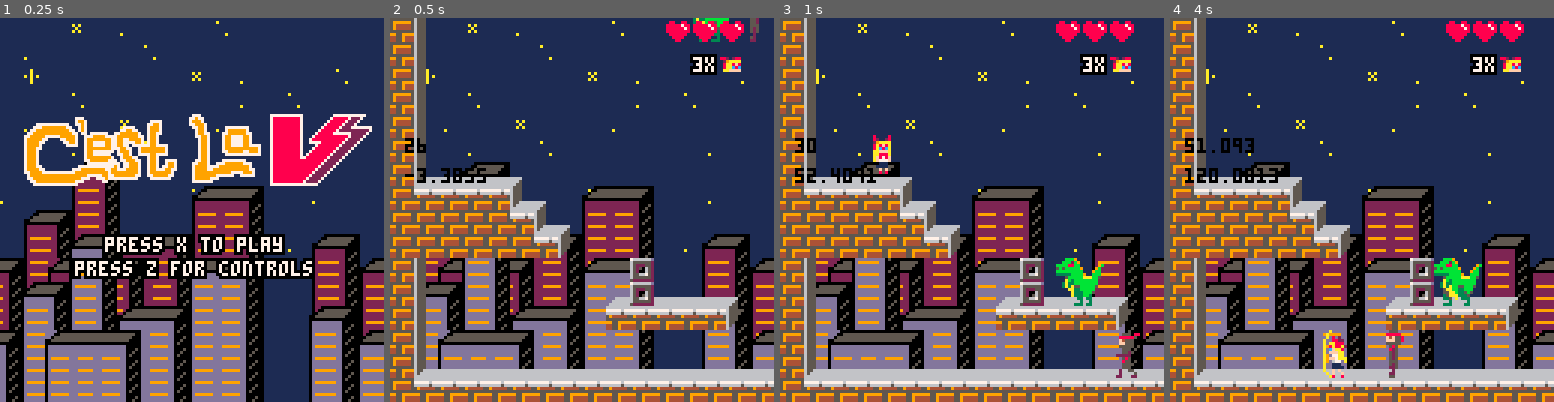
Above: before the commit, frames 1-4 (left to right).
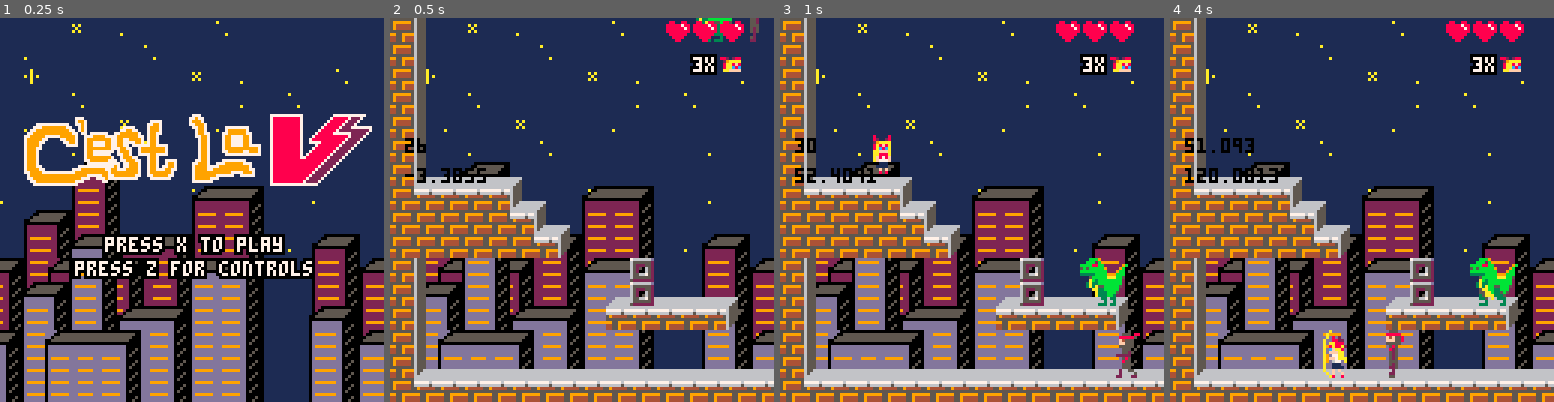
Above: after the commit, the same moments.

Repository: MarkNickerson/SailorV
Game: PICO-8 cartridge sailorv.p8
Two runs of this game, one before a commit and one after it. Both use one fixed random seed, a clock stepped at 60 frames per second and the inputs below.
Inputs:
- Up to frame 1 (0.25 s): no input
- Up to frame 2 (0.5 s): tap X (X key) at 0.33 s
- Up to frame 3 (1 s): tap O (Z key) at 0.7 s
- Up to frame 4 (4 s): tap X (X key) at 1.07, 1.85, 2.97 s; hold Right 1.6-2.1 s; tap O (Z key) every 0.4 s from 1.7 to 3.7 s; hold Up 2.15-2.42 s; hold Right 2.47-3.03 s; hold Left 3.08-3.58 s; hold Down 3.63-3.97 s

Frame 1 is identical in both runs. In frame 2, 0.1% of the frame differs, in the area x 78-90%, y 0-7%; in frame 3, 1.4%; in frame 4, 1.7%, in the area x 68-91%, y 62-75%.

Commit message:
fireballs launch at different angles

Diff:
--- a/sailorv.p8
+++ b/sailorv.p8
@@ -722,6 +722,10 @@
   tag = 3
 }
 
+fireball = {
+  tag = 3
+}
+
 allninjas = {
   tag = 2
 }
@@ -742,7 +746,7 @@
    end
   end
 
-  obs_collision(shuriken, player)
+  --obs_collision(shuriken, player) -- O(n^2) smh
  if(t % 6 == 0) then
     if solid(obj, obj.x, obj.y, 1) then
       obj.x = obj.x
@@ -759,6 +763,39 @@
  end
 end
 
+function update_fireball(obj)
+  if t - obj.birthdate >= 500 then
+    del(fireball, obj)
+  end
+
+  -- deletes fireball when it goes off screen
+  if(obj.dx < 0) then
+   if (obj.x > (player.x + 128)) then
+    del(fireball, obj)
+   end
+  elseif (obj.dx > 0) then
+   if (obj.x < (player.x - 128)) then
+    del(fireball, obj)
+   end
+  end
+
+ if(t % 6 == 0) then
+    if solid(obj, obj.x, obj.y, 1) then
+      obj.x = obj.x
+      obj.flip = false
+    else
+      obj.x -= 8 * obj.dx
+      obj.y -= 8 * obj.dy
+
+    end
+  if(obj.flip == true) then
+   obj.flip = false
+  else
+   obj.flip = true
+  end
+ end
+end
+
 function draw_obj(obj)
    spr(obj.sprite, obj.x, obj.y, obj.width, obj.height, obj.flip)
 end
@@ -769,6 +806,7 @@
   o.x = x
   o.y = y
   o.dx = dx
+  o.dy = dx*dx*(rnd(0.5))-0.25
   o.sprite = sprite
   o.flip = false
   o.tag = tag
@@ -929,53 +967,53 @@
 function throw_deityzilla()
    if(deityzilla.is_throwing == true) then
     if(deityzilla.throw_timer == 0) then -- spawn a shuriken once animation finishes
+      deityzilla.sprite = 104
             --play_sound_effect(sound_effects.ninja_throw)
      if(deityzilla.flip) then -- facing right
-      create_obs(shuriken, 95, deityzilla.x+4, deityzilla.y-14, -1, 3, 1, 1) -- last 2 arguments are width and height of 1
+      create_obs(fireball, 95, deityzilla.x+4, deityzilla.y-14, -1, 3, 1, 1) -- last 2 arguments are width and height of 1
      else -- facing left
-      create_obs(shuriken, 95, deityzilla.x-4, deityzilla.y-14, 1, 3, 1, 1) -- last 2 arguments are width and height of 1
+      create_obs(fireball, 95, deityzilla.x-4, deityzilla.y-14, 1, 3, 1, 1) -- last 2 arguments are width and height of 1
      end
      deityzilla.is_throwing = false
         deityzilla.is_walking = true
      deityzilla.throw_mod = 250 + flr(rnd(200))
-     --deityzilla.sprite = 67
-    elseif(deityzilla.throw_timer > 13) then
-     --deityzilla.sprite = 65
+     deityzilla.sprite = 96
     elseif(deityzilla.throw_timer > 0) then
-     --deityzilla.sprite = 66
+      deityzilla.sprite = 104
     end
     deityzilla.throw_timer -= 2
     elseif(t % deityzilla.throw_mod == 0) then -- cannot throw while previous throw is being completed
       deityzilla.is_throwing=true
       deityzilla.is_walking = false
-      deityzilla.throw_timer =20
+      deityzilla.throw_timer = 20
     end
 end
 
 function update_deityzilla()
   throw_deityzilla()
-   if(t % 10 == 0 and deityzilla.sprite != 104) then
+   if(t % 10 == 0 and deityzilla.sprite < 102) then
       deityzilla.sprite = deityzilla.sprite + 2
-    elseif(t % 10 == 0 and deityzilla.sprite == 104) then
+    elseif(t % 10 == 0 and deityzilla.sprite == 102) then
       --play_sound_effect(sound_effects.footstep)
       deityzilla.sprite = 96
     end
 
-  if(player.x < deityzilla.x and deityzilla.dx > -deityzilla.max_dx) then
-   if((deityzilla.x - player.x) < 8) then --player isnt moving, ninja stops at player location
-    deityzilla.dx = 0
-   else
-     deityzilla.flip = false
-      deityzilla.dx-=deityzilla.p_speed
-  end
-  elseif(player.x > deityzilla.x and deityzilla.dx < deityzilla.max_dx) then
-    if((player.x - deityzilla.x) < 16) then
-    deityzilla.dx = 0
-   else
-     deityzilla.flip = true
-     deityzilla.dx += deityzilla.p_speed
-    end
-  end
+  -- deityzilla follows player around (for collision debugging purposes)
+  --if(player.x < deityzilla.x and deityzilla.dx > -deityzilla.max_dx) then
+  -- if((deityzilla.x - player.x) < 8) then --player isnt moving, ninja stops at player location
+  --  deityzilla.dx = 0
+  -- else
+  --   deityzilla.flip = false
+  --    deityzilla.dx-=deityzilla.p_speed
+  --end
+  --elseif(player.x > deityzilla.x and deityzilla.dx < deityzilla.max_dx) then
+  --  if((player.x - deityzilla.x) < 16) then
+  --  deityzilla.dx = 0
+  -- else
+  --   deityzilla.flip = true
+  --   deityzilla.dx += deityzilla.p_speed
+  --  end
+  --end
 
   deityzilla.dy+=deityzilla.gravity
 end
@@ -1130,6 +1168,9 @@
 
   end
   foreach(shuriken, update_shuriken)
+  obs_collision(shuriken, player)
+  foreach(fireball, update_fireball)
+  obs_collision(fireball, player)
   foreach(health_pack, update_health_pack)
   foreach(checkpoint, update_checkpoint)
   move_actor(player)
@@ -1195,6 +1236,7 @@
   map(0, 0, 0, 0, 128, 32)
   foreach(allninjas, draw_ninja)
   foreach(shuriken, draw_obj)
+  foreach(fireball, draw_obj)
   draw_deityzilla()
   foreach(health_pack, draw_obj)
   foreach(checkpoint, draw_obj)
